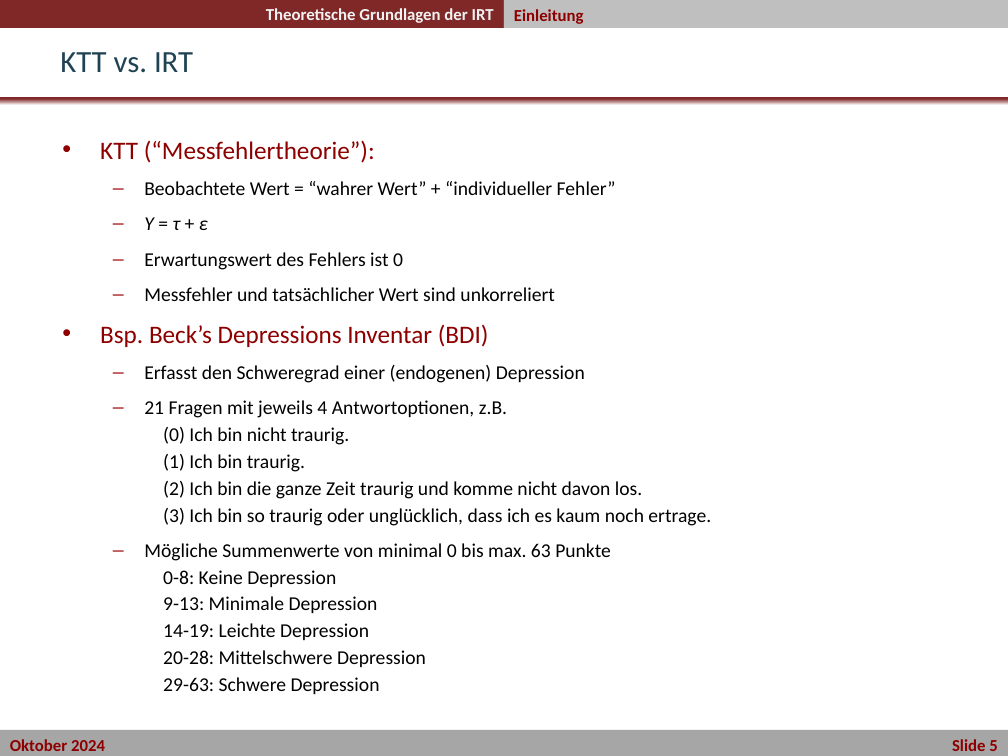
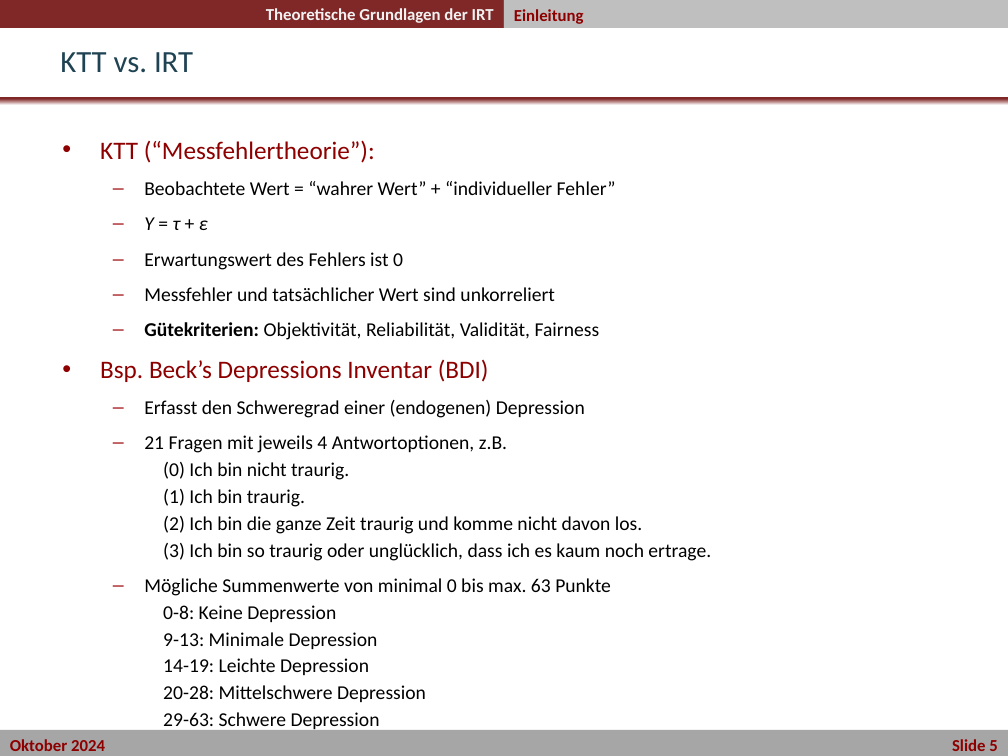
Before and after one commit to nickhaf/IRT_workshop, a slide deck: slide 6 of slides/Tag1_1Vormittag_Nr1_IRT_Theorie/01_IRT_Theorie.pptx. Drawn at 1008x756 pixels with LibreOffice and Linux fonts; fonts in the diff are those of the drawing; background and template pictures are left out. Boxes give left, top, right and bottom in pixels: in the first picture for what was removed or moved away, otherwise in the second. Text is boxed around its words. In the diff, an @@ line names an element or a change of style, - is before the commit and + after.

```diff
--- a/slides/Tag1_1Vormittag_Nr1_IRT_Theorie/01_IRT_Theorie.pptx
+++ b/slides/Tag1_1Vormittag_Nr1_IRT_Theorie/01_IRT_Theorie.pptx
@@ text at <box>144,322,600,340</box>: paragraph added @@
+  – Gütekriterien: Objektivität, Reliabilität, Validität, Fairness
```
Also in this commit, not shown: 5 other files.
